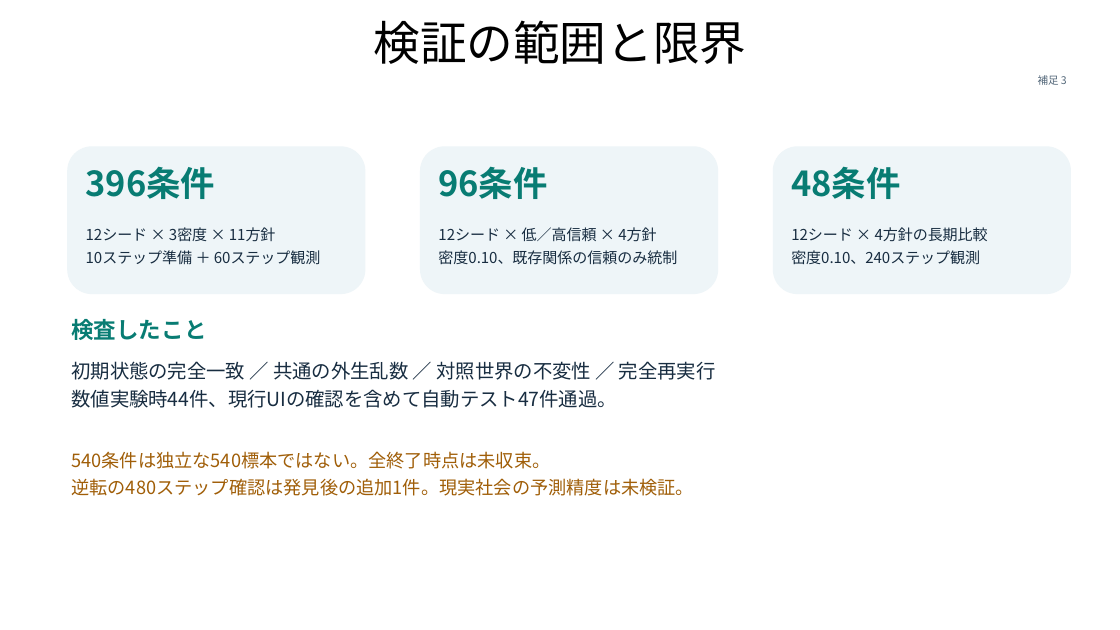
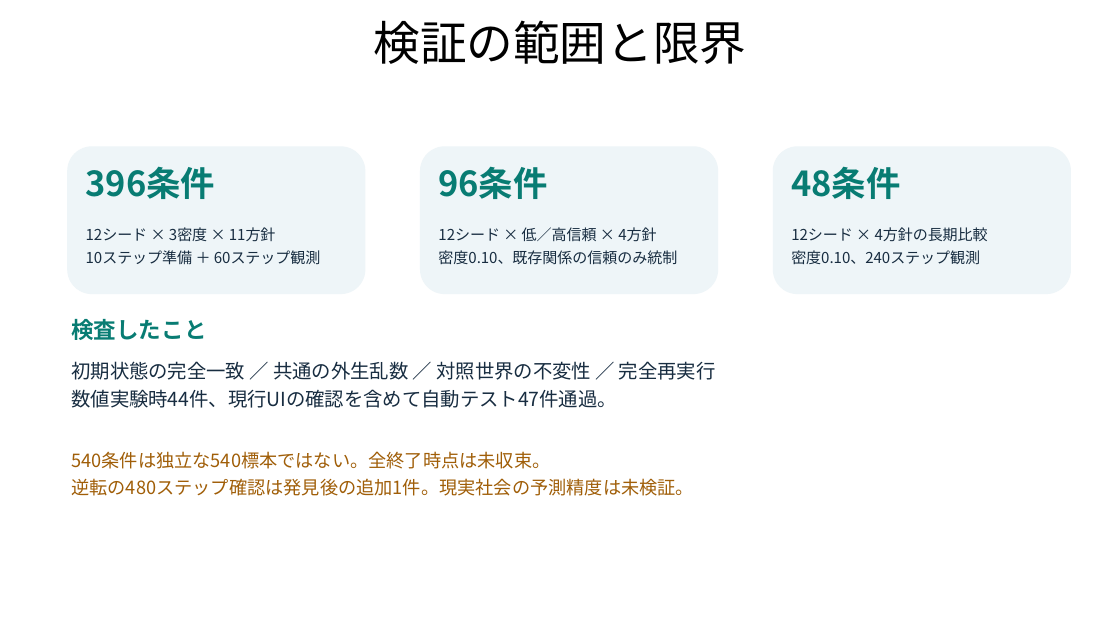
Before and after one commit to maton369/social-relationship-lab, a slide deck: slide 11 of presentation/Social_Relationship_Lab.pptx. Drawn at 1120x630 pixels with LibreOffice and Linux fonts; fonts in the diff are those of the drawing; background and template pictures are left out. Boxes give left, top, right and bottom in pixels: in the first picture for what was removed or moved away, otherwise in the second. Text is boxed around its words. In the diff, an @@ line names an element or a change of style, - is before the commit and + after.

```diff
--- a/presentation/Social_Relationship_Lab.pptx
+++ b/presentation/Social_Relationship_Lab.pptx
@@ text removed at (x1=1038, y1=75, x2=1067, y2=85) @@
-補足 3
```
Also in this commit, not shown: 11 other slides changed, 16 other files.
